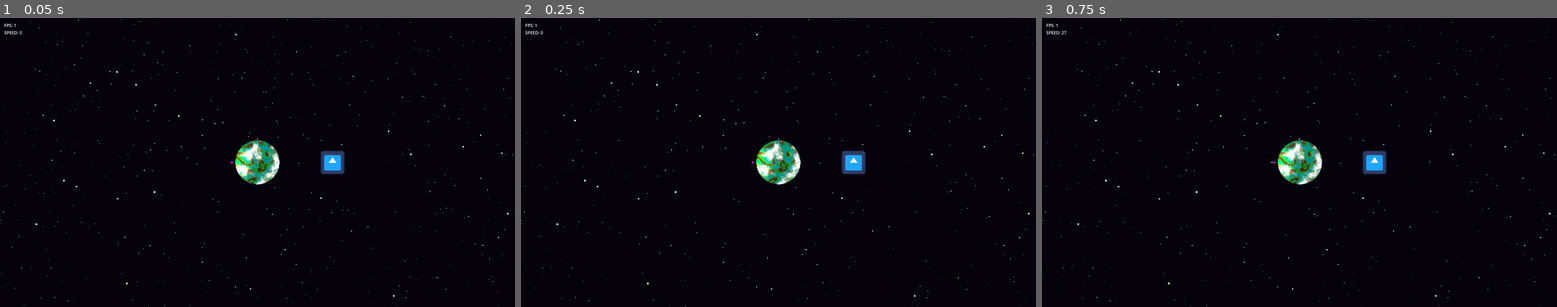
Above: before the commit, frames 1-3 (left to right).
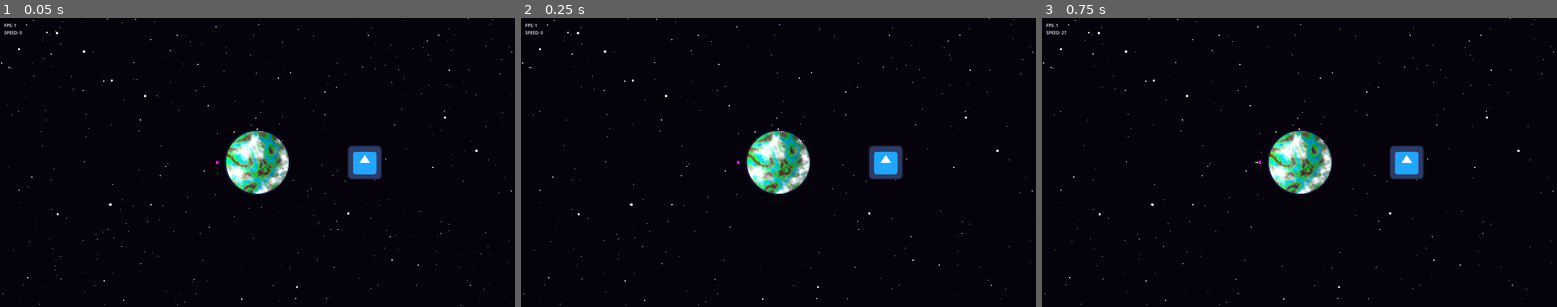
Above: after the commit, the same moments.

Repository: otDan/PlanetBlitz
Game: Godot game, scene res://main.tscn
Same seed, same stepped clock (60 frames per second), same inputs: the game is played once before the commit and once after it. The engine's default icon, where the game draws it, is replaced by a stand-in: a white triangle on a blue panel in a dark square.
Inputs:
- Up to frame 1 (0.05 s): no input
- Up to frame 2 (0.25 s): no input
- Up to frame 3 (0.75 s): tap Enter at 0.5 s; hold Right (ui_right) from 0.53 s (still down)

The runs differ from the first frame. In frame 1, 3.9% of the frame differs, in the area x 0-100%, y 0-100%; in frame 2, 3.7%; in frame 3, 3.8%.

Commit message:
feat: Camera zoom

Diff:
--- a/entity/player/planet.gd
+++ b/entity/player/planet.gd
@@ -16,4 +16,4 @@
 
 	# Set the offset in the noise texture
 	noise_texture.noise.offset = noise_offset
-	print(noise_texture.noise.offset)
+#	print(noise_texture.noise.offset)
--- a/entity/player/player.gd
+++ b/entity/player/player.gd
@@ -48,4 +48,4 @@
 
 
 func _get_radius():
-	return planet.get_rect().size.x / 2 * 1.1
+	return planet.get_rect().size.x / 2 * 1.2
--- a/entity/player/player.tscn
+++ b/entity/player/player.tscn
@@ -169,6 +169,11 @@
 [node name="Clouds" type="Sprite2D" parent="Planet"]
 texture = SubResource("NoiseTexture2D_vo2pg")
 
+[node name="Sprite2D2" type="Sprite2D" parent="."]
+self_modulate = Color(0.137255, 0.137255, 0.219608, 0.176471)
+scale = Vector2(1.05, 1.05)
+texture = ExtResource("2_fmb1y")
+
 [node name="Thruster" type="Sprite2D" parent="."]
 position = Vector2(-135, 0)
 rotation = 3.14159
@@ -196,5 +201,5 @@
 
 [node name="PointLight2D" type="PointLight2D" parent="Thruster"]
 rotation = 3.14159
-color = Color(1, 1, 0.490196, 1)
 texture = ExtResource("4_xvap4")
+texture_scale = 2.0
--- a/follow_camera.gd
+++ b/follow_camera.gd
@@ -1,10 +1,22 @@
 extends Camera2D
+
+# Lower cap for the `_zoom_level`.
+@export var min_zoom := 0.5
+# Upper cap for the `_zoom_level`.
+@export var max_zoom := 2.0
+# Controls how much we increase or decrease the `_zoom_level` on every turn of the scroll wheel.
+@export var zoom_factor := 0.1
+
+# The camera's target zoom level.
+var _zoom_level: float = 1.0
 
 @export var smoothness: float = 1.0
 @export var target: Node2D
 
 var target_position: Vector2
 
+func _ready() -> void:
+	_set_zoom_level(_zoom_level)
 
 func _process(delta: float) -> void:
 	if target:
@@ -13,6 +25,18 @@
 		var interpolated_position = current_position.lerp(target_global_position, smoothness * delta)
 		self.global_position = interpolated_position
 
+func _unhandled_input(event):
+	if event.is_action_pressed("ui_zoom_in"):
+		_set_zoom_level(_zoom_level + zoom_factor)
+	if event.is_action_pressed("ui_zoom_out"):
+		_set_zoom_level(_zoom_level - zoom_factor)
 
 func set_target(new_target: Node2D) -> void:
 	target = new_target
+
+func _set_zoom_level(value: float) -> void:
+	_zoom_level = clamp(value, min_zoom, max_zoom)
+	_update_zoom()
+
+func _update_zoom() -> void:
+	self.zoom = Vector2(_zoom_level, _zoom_level)
